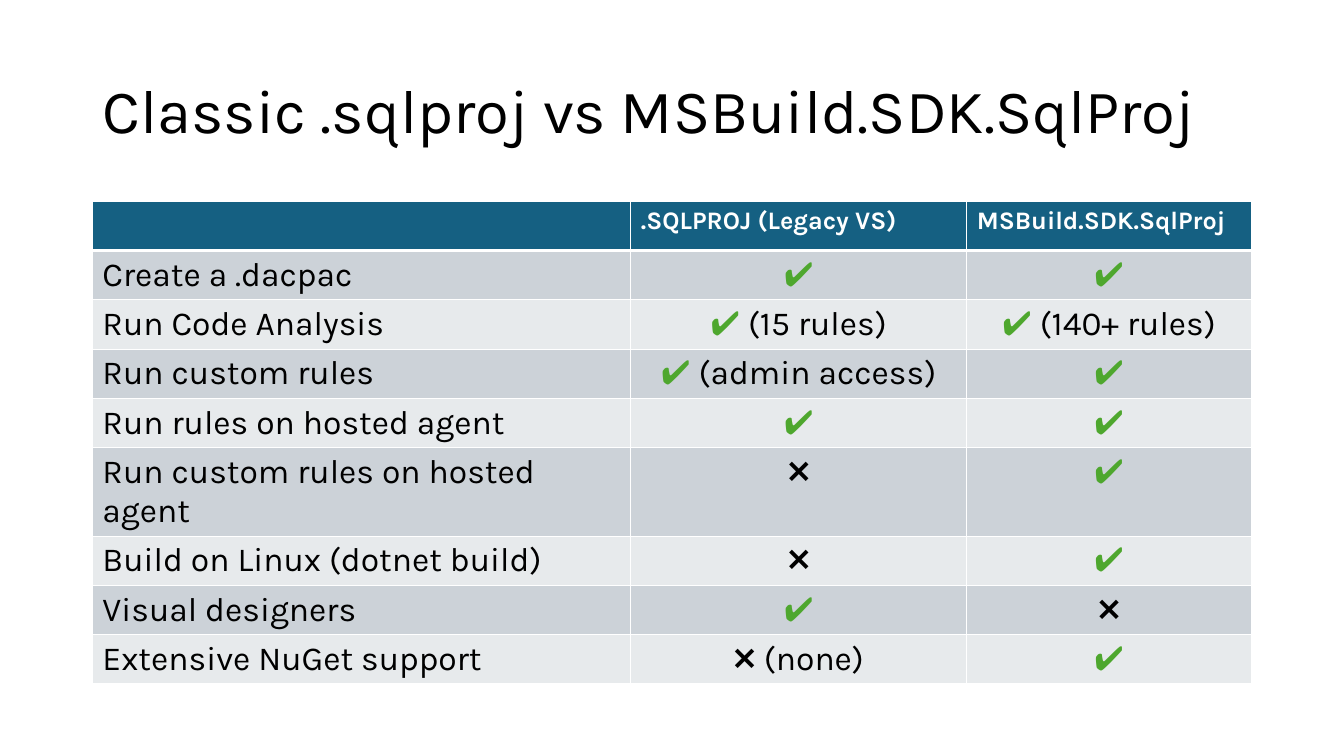
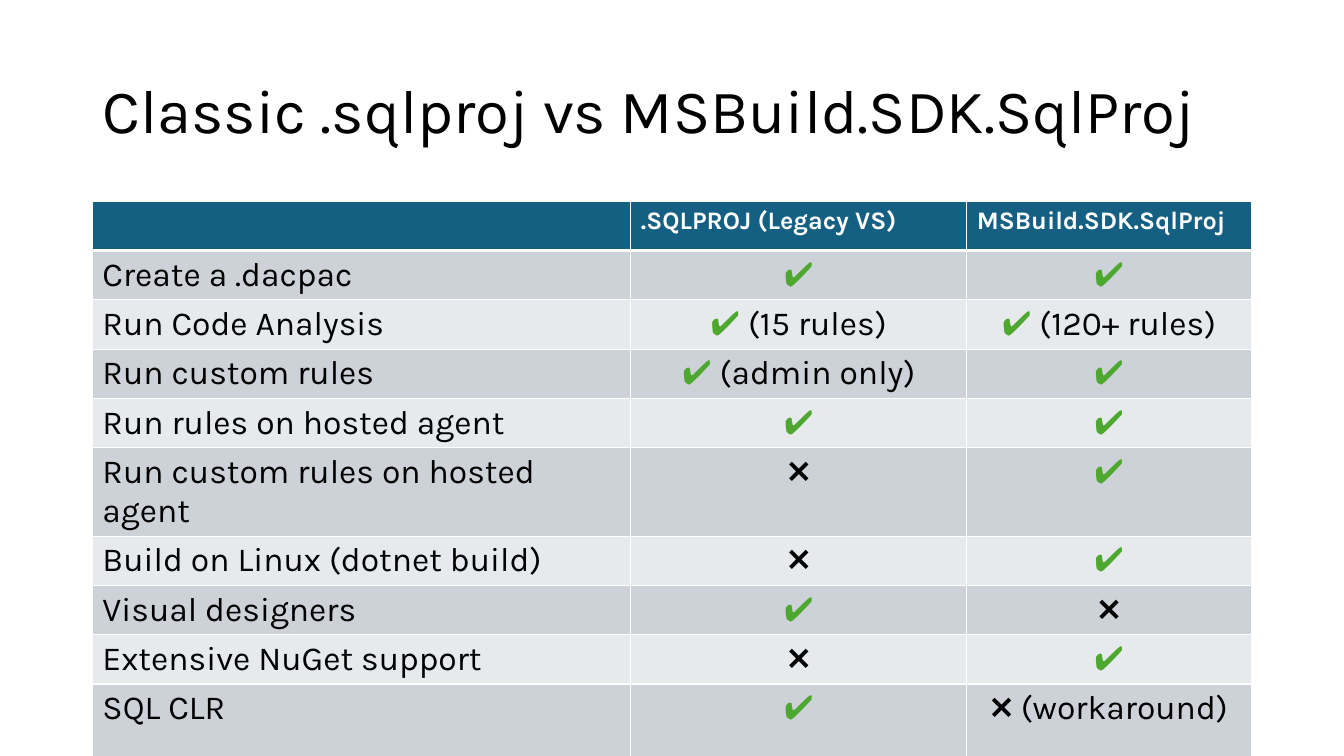
Before and after one commit to ErikEJ/TsqlAnalysis, a slide deck: slide 7 of T-SQL Code analysis.pptx. Drawn at 1344x756 pixels with LibreOffice and Linux fonts; fonts in the diff are those of the drawing. Boxes give left, top, right and bottom in pixels: in the first picture for what was removed or moved away, otherwise in the second. Text is boxed around its words. In the diff, an @@ line names an element or a change of style, - is before the commit and + after.

```diff
--- a/T-SQL Code analysis.pptx
+++ b/T-SQL Code analysis.pptx
@@ table at [93,202,1252,746] @@
-row 3, column 3: ✔ (140+ rules)
+row 3, column 3: ✔ (120+ rules)
-row 4, column 2: ✔ (admin access)
+row 4, column 2: ✔ (admin only)
-row 9: Extensive NuGet support | ❌ (none) | ✔
+row 9: Extensive NuGet support | ❌ | ✔
+row 10: SQL CLR | ✔ | ❌ (workaround)
```
Also in this commit, not shown: 1 other file.
